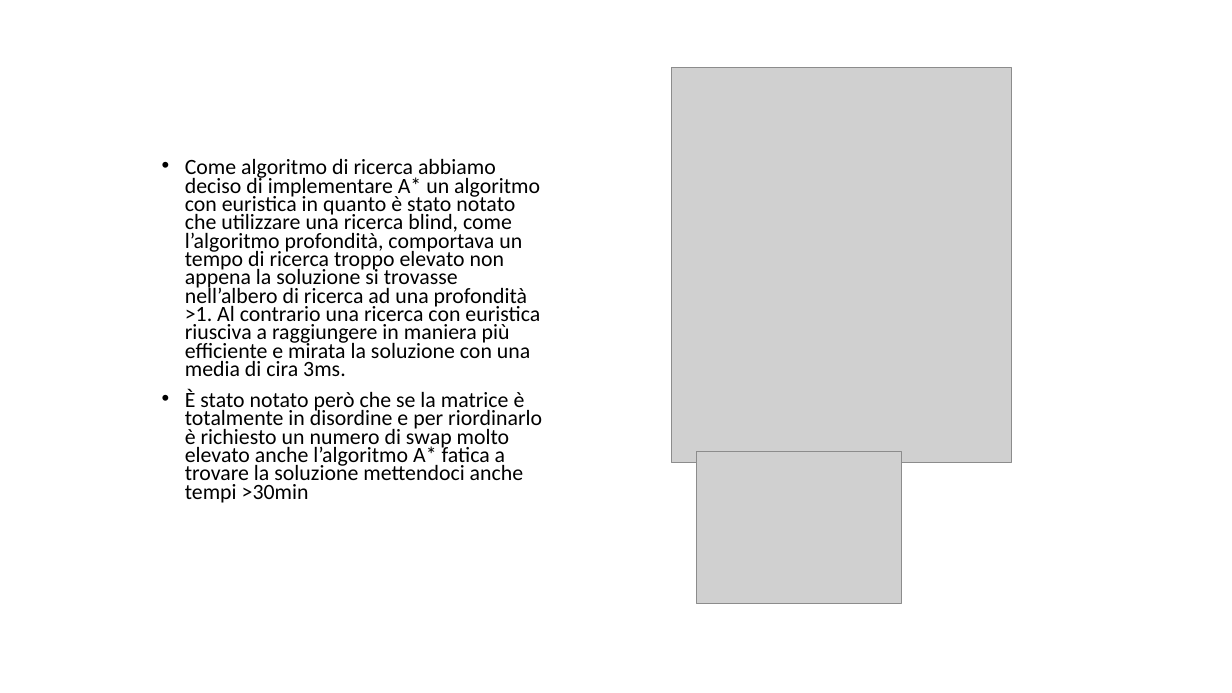
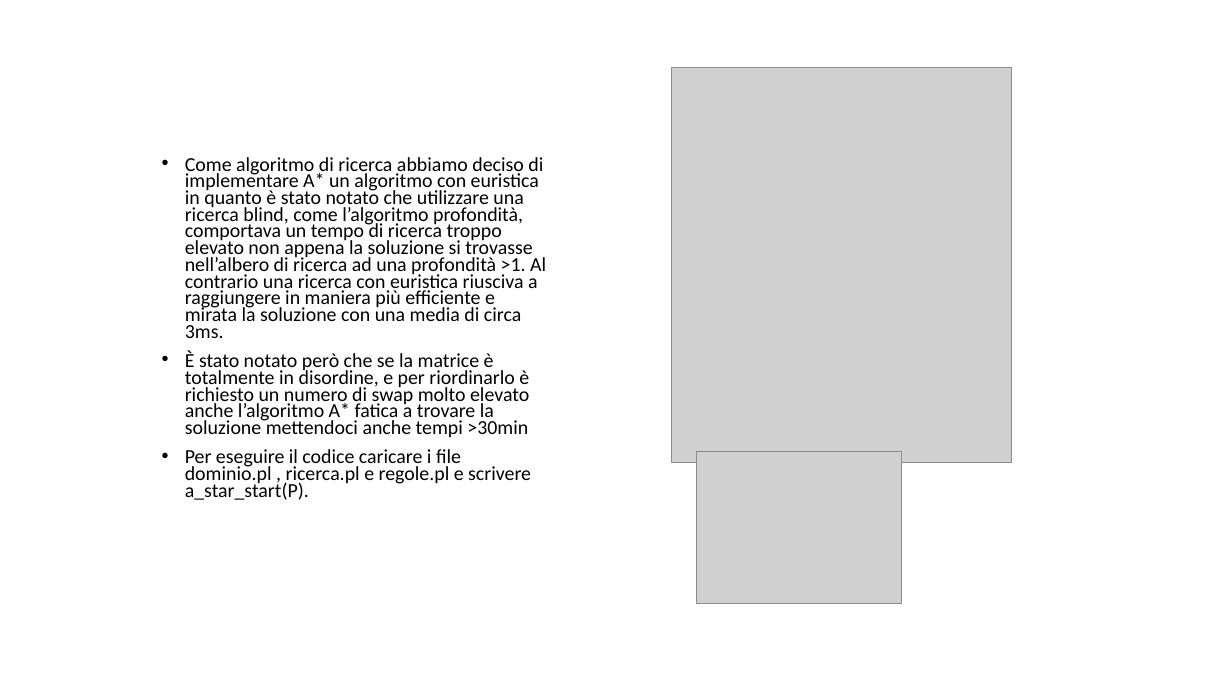
Before and after one commit to giargiapower/prolog-clingo-clips-soar, a slide deck: slide 7 of Presentazioni/Presentazione_Pozzato.pptx. Drawn at 1232x693 pixels with LibreOffice and Linux fonts; fonts in the diff are those of the drawing; grey boxes stand for pictures. Boxes give left, top, right and bottom in pixels: in the first picture for what was removed or moved away, otherwise in the second. Text is boxed around its words. In the diff, an @@ line names an element or a change of style, - is before the commit and + after.

```diff
--- a/Presentazioni/Presentazione_Pozzato.pptx
+++ b/Presentazioni/Presentazione_Pozzato.pptx
@@ text at box(185, 157, 546, 500): text changed; size 17 to 15.5 pt @@
-• Come algoritmo di ricerca abbiamo deciso di implementare A* un algoritmo con euristica in quanto è stato notato che utilizzare una ricerca blind, come l’algoritmo profondità, comportava un tempo di ricerca troppo elevato non appena la soluzione si trovasse nell’albero di ricerca ad una profondità >1. Al contrario una ricerca con euristica riusciva a raggiungere in maniera più efficiente e mirata la soluzione con una media di cira 3ms.
-• È stato notato però che se la matrice è totalmente in disordine e per riordinarlo è richiesto un numero di swap molto elevato anche l’algoritmo A* fatica a trovare la soluzione mettendoci anche tempi >30min
+• Come algoritmo di ricerca abbiamo deciso di implementare A* un algoritmo con euristica in quanto è stato notato che utilizzare una ricerca blind, come l’algoritmo profondità, comportava un tempo di ricerca troppo elevato non appena la soluzione si trovasse nell’albero di ricerca ad una profondità >1. Al contrario una ricerca con euristica riusciva a raggiungere in maniera più efficiente e mirata la soluzione con una media di circa 3ms.
+• È stato notato però che se la matrice è totalmente in disordine, e per riordinarlo è richiesto un numero di swap molto elevato anche l’algoritmo A* fatica a trovare la soluzione mettendoci anche tempi >30min
+• Per eseguire il codice caricare i file dominio.pl , ricerca.pl e regole.pl e scrivere a_star_start(P).
```
Also in this commit, not shown: 1 other slide changed.
